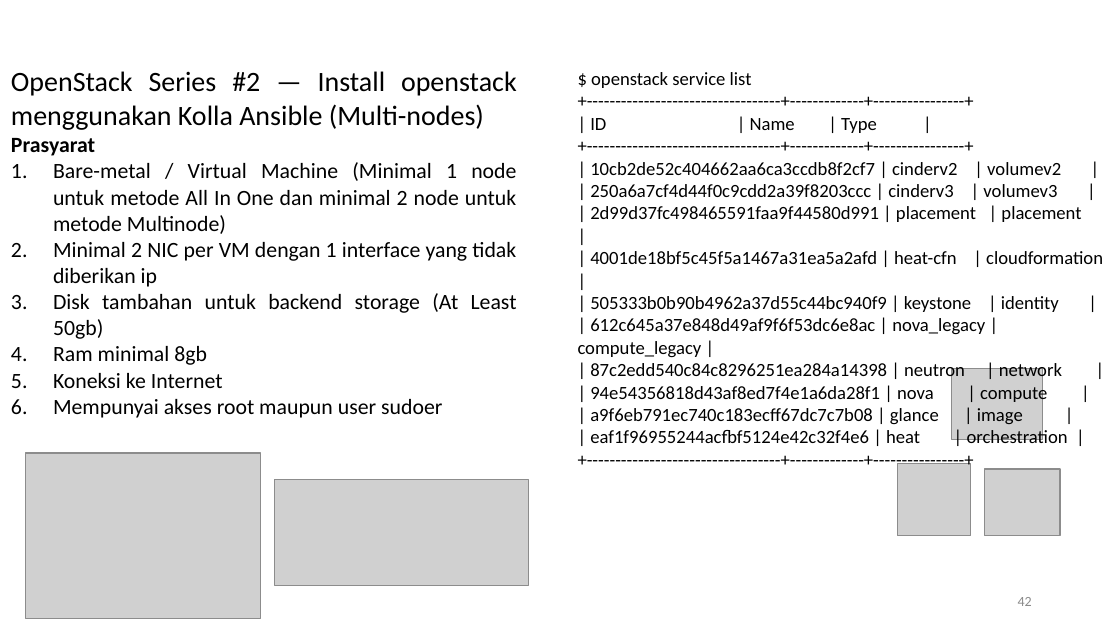
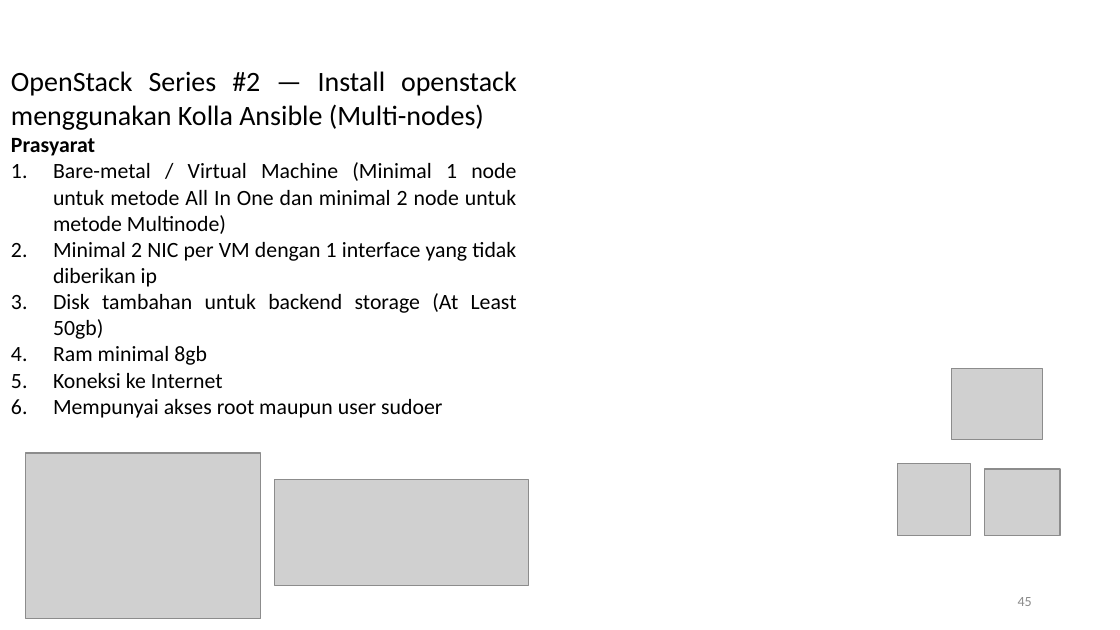
Before and after one commit to amelcharolinesgn2/ClouD-Infrastructure-SISKA-2025, a slide deck: slide 45 of Cource_LAB_Kolla Ansible OpenStack Installation-Ubuntu server22-04.pptx (slide 42 before the commit). Drawn at 1120x630 pixels with LibreOffice and Linux fonts; fonts in the diff are those of the drawing; grey boxes stand for pictures. Boxes give left, top, right and bottom in pixels: in the first picture for what was removed or moved away, otherwise in the second. Text is boxed around its words. In the diff, an @@ line names an element or a change of style, - is before the commit and + after.

```diff
--- a/Cource_LAB_Kolla Ansible OpenStack Installation-Ubuntu server22-04.pptx
+++ b/Cource_LAB_Kolla Ansible OpenStack Installation-Ubuntu server22-04.pptx
@@ text removed at <box>578,72,1103,449</box> @@
-$ openstack service list
-+----------------------------------+-------------+----------------+
-| ID | Name | Type |
-+----------------------------------+-------------+----------------+
-| 10cb2de52c404662aa6ca3ccdb8f2cf7 | cinderv2 | volumev2 |
-| 250a6a7cf4d44f0c9cdd2a39f8203ccc | cinderv3 | volumev3 |
-| 2d99d37fc498465591faa9f44580d991 | placement | placement |
-| 4001de18bf5c45f5a1467a31ea5a2afd | heat-cfn | cloudformation |
-| 505333b0b90b4962a37d55c44bc940f9 | keystone | identity |
-| 612c645a37e848d49af9f6f53dc6e8ac | nova_legacy | compute_legacy |
-| 87c2edd540c84c8296251ea284a14398 | neutron | network |
-| 94e54356818d43af8ed7f4e1a6da28f1 | nova | compute |
-| a9f6eb791ec740c183ecff67dc7c7b08 | glance | image |
-| eaf1f96955244acfbf5124e42c32f4e6 | heat | orchestration |
-+----------------------------------+-------------+----------------+
@@ page number at <box>1018,597,1032,606</box>: text changed @@
-42
+45
```
Also in this commit, not shown: 3 other slides changed, 9 slides added, 4 other files.
